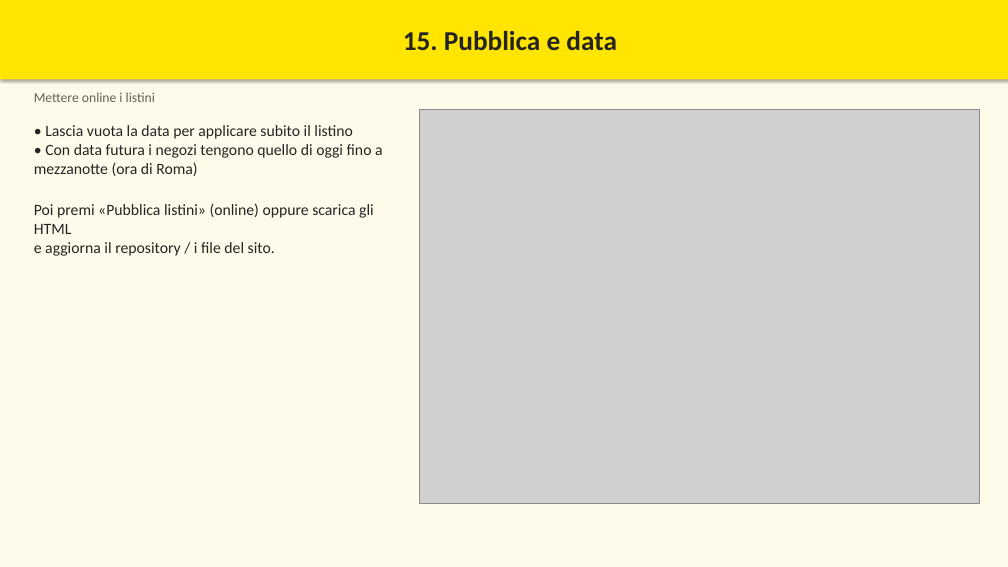
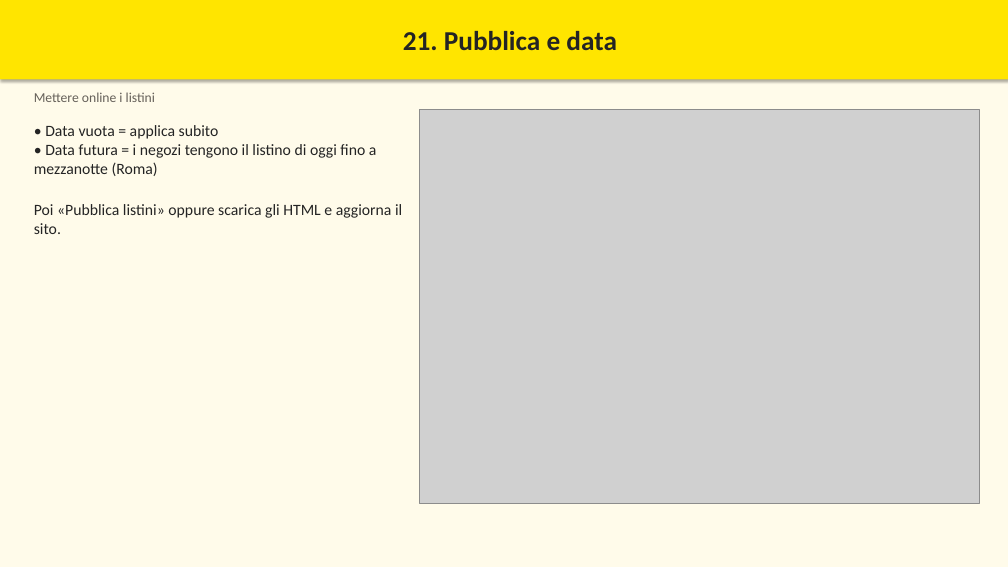
Before and after one commit to MBRP95/Preventivatore, a slide deck: slide 25 of docs/manuale/Manuale_Preventivatore.pptx (slide 17 before the commit). Drawn at 1008x567 pixels with LibreOffice and Linux fonts; fonts in the diff are those of the drawing; grey boxes stand for pictures. Boxes give left, top, right and bottom in pixels: in the first picture for what was removed or moved away, otherwise in the second. Text is boxed around its words. In the diff, an @@ line names an element or a change of style, - is before the commit and + after.

```diff
--- a/docs/manuale/Manuale_Preventivatore.pptx
+++ b/docs/manuale/Manuale_Preventivatore.pptx
@@ text in rectangle at (403, 31, 617, 50): text changed @@
-15. Pubblica e data
+21. Pubblica e data
@@ text at (34, 125, 402, 234): text changed @@
-• Lascia vuota la data per applicare subito il listino
-• Con data futura i negozi tengono quello di oggi fino a mezzanotte (ora di Roma)
-Poi premi «Pubblica listini» (online) oppure scarica gli HTML
-e aggiorna il repository / i file del sito.
+• Data vuota = applica subito
+• Data futura = i negozi tengono il listino di oggi fino a mezzanotte (Roma)
+Poi «Pubblica listini» oppure scarica gli HTML e aggiorna il sito.
```
Also in this commit, not shown: 17 other slides changed, 8 slides added, 7 other files.
